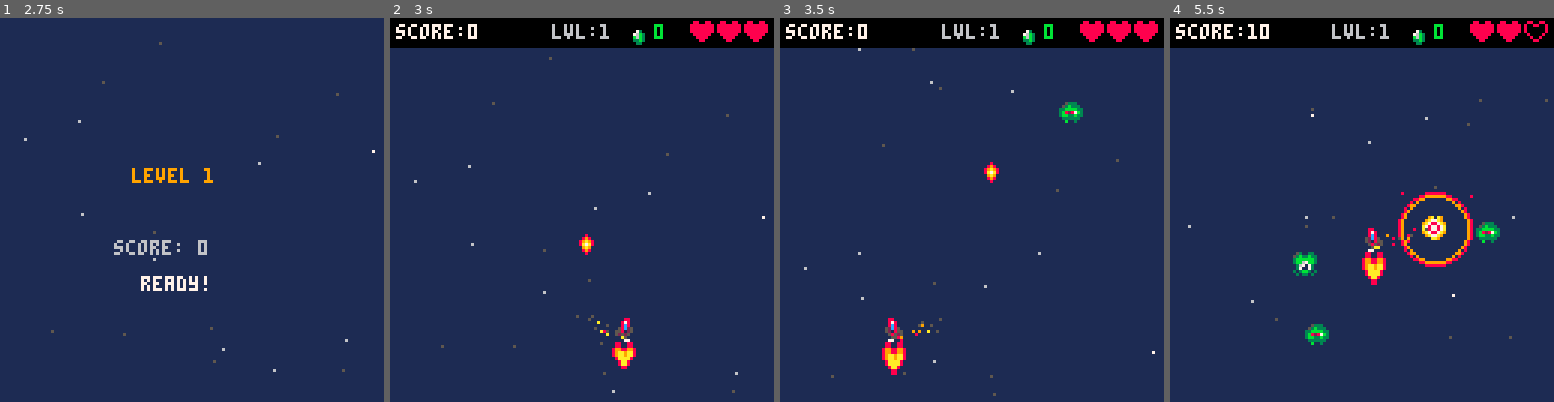
Above: before the commit, frames 1-4 (left to right).
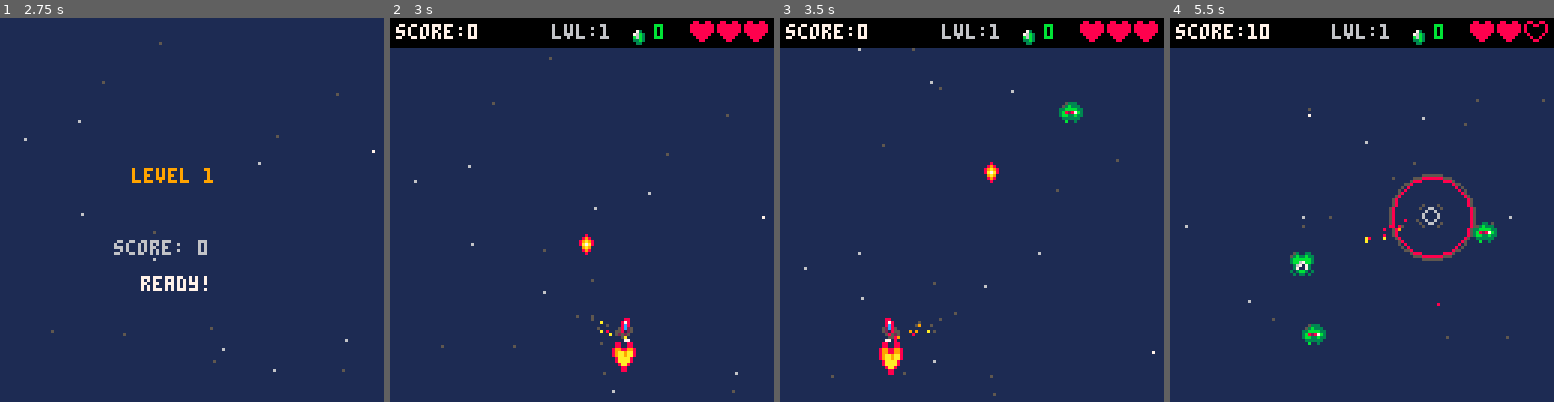
Above: after the commit, the same moments.

Repository: smithjustinn84-netizen/pico8-space-shooter
Game: PICO-8 cartridge space.p8
The game is run twice, just before and just after one commit, with the same random seed, the same clock (stepped at 60 frames per second) and the same inputs.
Inputs:
- Up to frame 1 (2.75 s): tap X (X key) at 0.33, 1.07, 1.85 s; tap O (Z key) at 0.7, 1.7, 2.1, 2.5 s; hold Right 1.6-2.1 s; hold Up 2.15-2.42 s; hold Right from 2.47 s (still down)
- Up to frame 2 (3 s): keep holding Right; tap O (Z key) at 2.9 s; tap X (X key) at 2.97 s
- Up to frame 3 (3.5 s): release Right at 3.03 s; hold Left from 3.08 s (still down); tap O (Z key) at 3.3 s
- Up to frame 4 (5.5 s): release Left at 3.58 s; hold Down 3.63-3.97 s; tap O (Z key) every 0.4 s from 3.7 to 5.3 s; hold Right 4.02-4.68 s; tap X (X key) at 4.08, 5.2 s; hold Up 4.73-5.03 s; hold Left from 5.08 s (still down)

Frame 1 is identical in both runs. In frame 2, 0.1% of the frame differs, in the area x 51-64%, y 67-93%; in frame 3, 0.6%; in frame 4, 3.5%, in the area x 3-99%, y 21-86%.

Commit message:
feat: implement ship-specific physics and normalized diagonal movement

Diff:
--- a/space.p8
+++ b/space.p8
@@ -20,9 +20,9 @@
 S_EXPL_BIG = 30
 
 ships = {
-  { sp = 1, sp_l = 4, sp_r = 7, weapon = "basic", hp = 3, max_speed = 3, fire_delay = 10, plasma_lv = 3, laser_lv = 5, t_cols = { 8, 9, 10 } },
-  { sp = 2, sp_l = 5, sp_r = 8, weapon = "plasma", hp = 2, max_speed = 4, fire_delay = 8, plasma_lv = 1, laser_lv = 3, t_cols = { 12, 13, 7 } },
-  { sp = 3, sp_l = 6, sp_r = 9, weapon = "basic", hp = 4, max_speed = 2, fire_delay = 12, plasma_lv = 4, laser_lv = 7, t_cols = { 11, 3, 10 } }
+  { sp = 1, sp_l = 4, sp_r = 7, weapon = "basic",  hp = 3, max_speed = 3, accel = 0.45, fric = 0.85, fire_delay = 10, plasma_lv = 3, laser_lv = 5, t_cols = { 8, 9, 10 } },
+  { sp = 2, sp_l = 5, sp_r = 8, weapon = "plasma", hp = 2, max_speed = 4, accel = 0.60, fric = 0.88, fire_delay = 8,  plasma_lv = 1, laser_lv = 3, t_cols = { 12, 13, 7 } },
+  { sp = 3, sp_l = 6, sp_r = 9, weapon = "basic",  hp = 4, max_speed = 2, accel = 0.30, fric = 0.78, fire_delay = 12, plasma_lv = 4, laser_lv = 7, t_cols = { 11, 3, 10 } }
 }
 selected_ship = 1
 
@@ -304,8 +304,8 @@
     y = 100,
     vx = 0,
     vy = 0,
-    accel = 0.5,
-    fric = 0.85,
+    accel = s.accel,
+    fric = s.fric,
     max_speed = s.max_speed,
     sp = s.sp,
     sp_l = s.sp_l,
@@ -361,6 +361,11 @@
   if btn(2) then ay -= obj.accel end
   if btn(3) then ay += obj.accel end
 
+  if ax ~= 0 and ay ~= 0 then
+    ax *= 0.707
+    ay *= 0.707
+  end
+
   obj.thrusting = ax ~= 0 or ay ~= 0
 
   if level >= obj.laser_lv then
@@ -379,9 +384,9 @@
   if obj.flash_t > 0 then obj.flash_t -= 1 end
   if obj.iframes > 0 then obj.iframes -= 1 end
 
-  -- apply acceleration + friction
-  obj.vx = (obj.vx + ax) * obj.fric
-  obj.vy = (obj.vy + ay) * obj.fric
+  -- friction drags momentum; new input applied at full strength
+  obj.vx = obj.vx * obj.fric + ax
+  obj.vy = obj.vy * obj.fric + ay
 
   -- clamp to max speed
   local v = sqrt(obj.vx * obj.vx + obj.vy * obj.vy)
@@ -390,6 +395,10 @@
     obj.vy = (obj.vy / v) * obj.max_speed
   end
 
+  -- snap micro-drift to zero when no input
+  if abs(obj.vx) < 0.05 then obj.vx = 0 end
+  if abs(obj.vy) < 0.05 then obj.vy = 0 end
+
   obj.x += obj.vx
   obj.y += obj.vy
 
@@ -398,9 +407,11 @@
     burst_thruster(obj.x + 4, obj.y + 8, obj.t_cols, 1)
   end
 
-  -- clamp to screen bounds
-  obj.x = mid(0, obj.x, 120)
-  obj.y = mid(0, obj.y, 120)
+  -- zero velocity on wall hit so ship doesn't slide along edges
+  if obj.x < 0   then obj.x = 0;   obj.vx = 0 end
+  if obj.x > 120 then obj.x = 120; obj.vx = 0 end
+  if obj.y < 0   then obj.y = 0;   obj.vy = 0 end
+  if obj.y > 120 then obj.y = 120; obj.vy = 0 end
 end
 
 function fire_bullet(obj)
